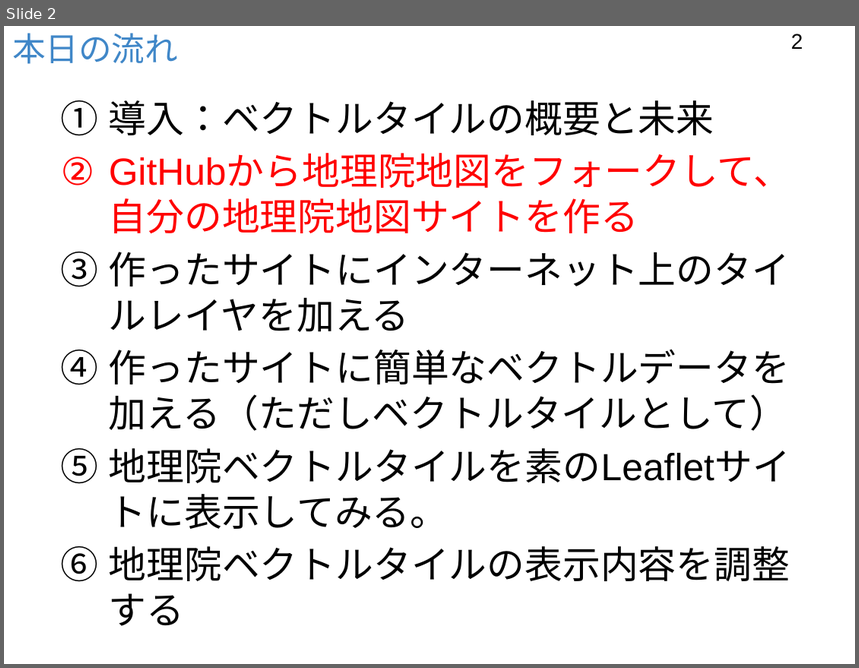
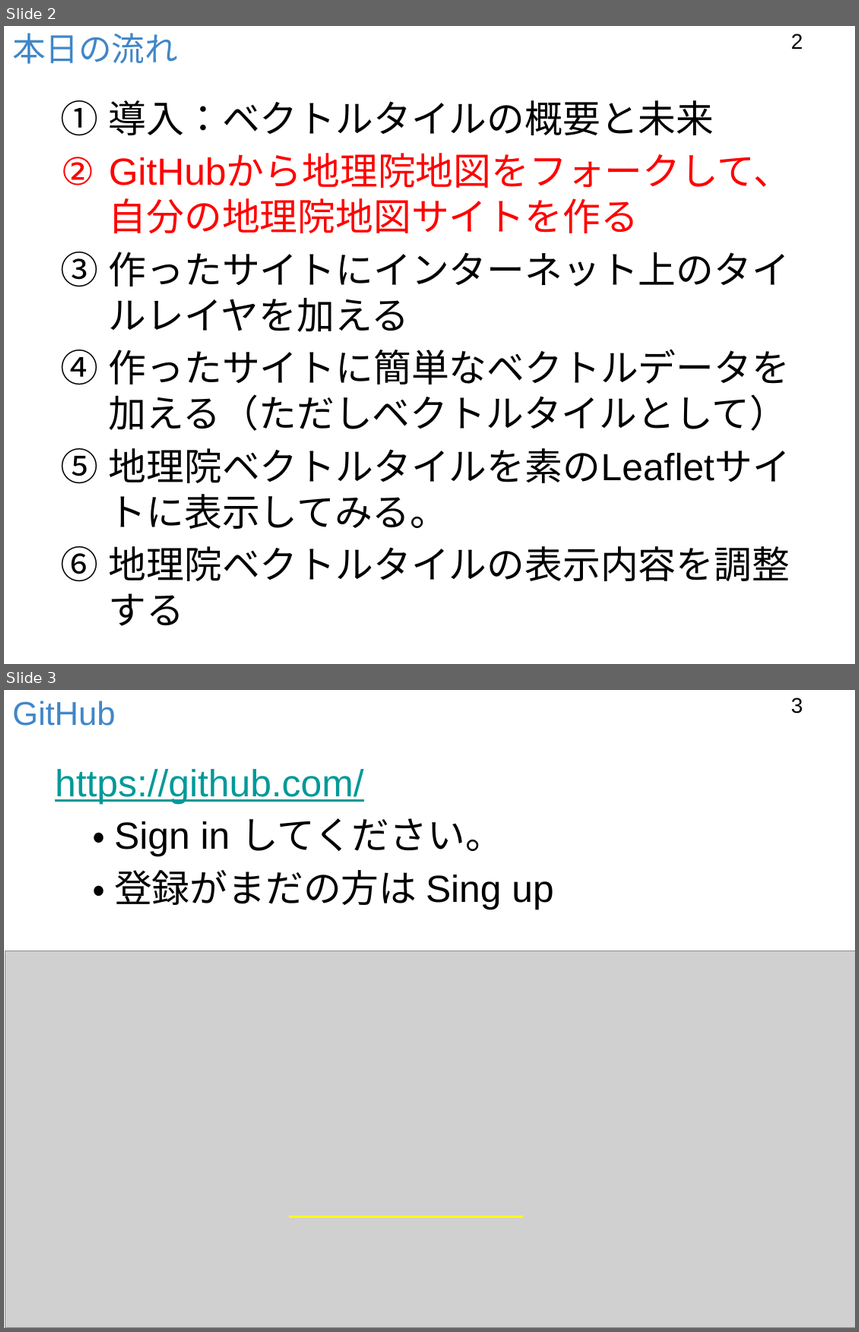
Before and after one commit to foss4g-tokyo-vt/slides, a slide deck: 151009ベクトルタイル利用サイトを作ろうPt.2.pptx. Shown one above the other, each under a label of ours: slide 2 before the commit, slides 2 and 3 after it. The pictures are 859x668 and 859x1332 pixels, drawn with LibreOffice and Linux fonts; fonts in the diff are those of the drawing; grey boxes stand for pictures; background and template pictures are left out. Boxes give left, top, right and bottom in pixels: in the first picture for what was removed or moved away, otherwise in the second. Text is boxed around its words. In the diff, an @@ line names an element or a change of style, - is before the commit and + after.

```diff
--- a/151009ベクトルタイル利用サイトを作ろうPt.2.pptx
+++ b/151009ベクトルタイル利用サイトを作ろうPt.2.pptx
@@ slide 3 added at box(4, 690, 855, 1328), background #FFFFFF @@
@@ title added at box(12, 701, 115, 726), 28 pt, text #4087C8 @@
+GitHub
@@ page number added at box(791, 698, 804, 714), 18 pt, text #000000 @@
+3
@@ text added at box(55, 769, 553, 910), 32 pt, text #000000 @@
+https://github.com/
+・ Sign in してください。
+・ 登録がまだの方は Sing up
@@ picture added at box(5, 951, 855, 1328) @@
@@ line added from (289, 1217) to (523, 1217), #FFFF00 2 pt @@
```
Also in this commit, not shown: 6 other slides added.
